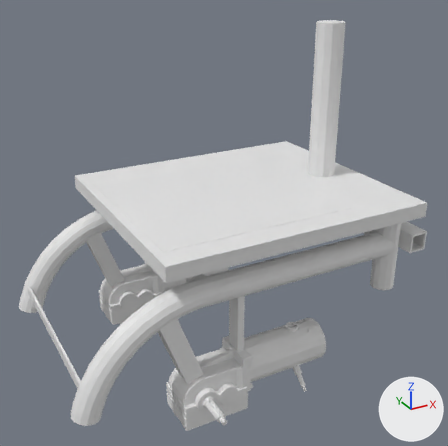
Two versions of the COLLADA model src/ryobi_description/meshes/qubi_chassis.dae, one commit apart.
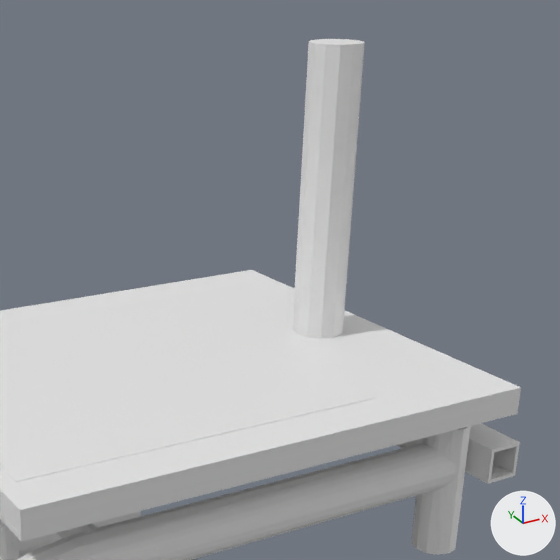
Old and new are each drawn whole from a camera (50 mm lens) standing at (-0.416, -1.065, 0.76) and looking at (0.154, -0.029, 0.243) and again close up on the part from 35% to 100% of the width and 0% to 66% of the height. The lights are fixed; the arrows at lower right show +X, +Y and +Z. The older version's two pictures come first. Materials are left out; every surface is plain grey. Where no turn or scale is listed for an object, it has been applied to the vertices.

Objects in the first close-up: 'Cube', 'base_chassis'.
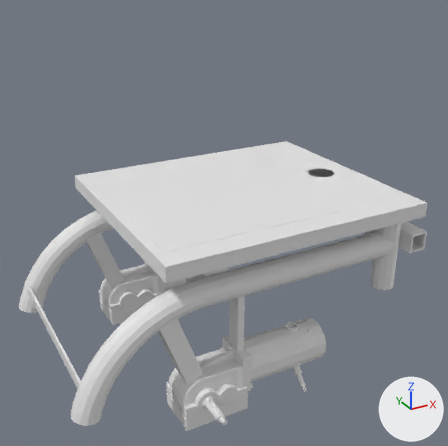
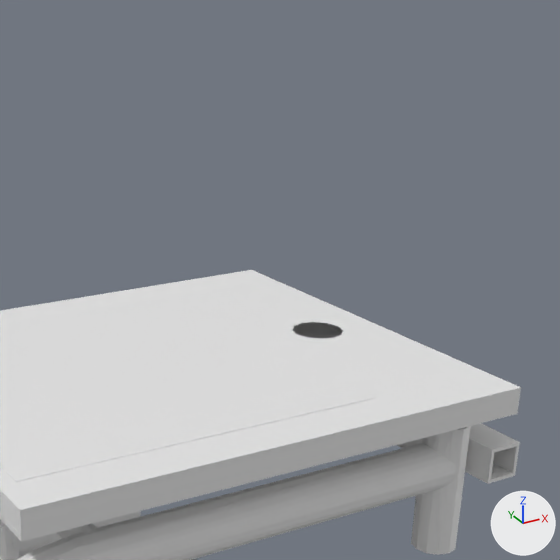
What differs and where, as boxes (x1, y1, x2, y2) in the close-ups (560 x 560 px):
```json
{"object": "base_chassis", "change": "reshaped", "before": [0, 39, 521, 560], "after": [0, 270, 521, 560]}
{"part": 1, "of": "me_base_chassis", "change": "deleted", "before": [292, 39, 365, 339]}
```

Edits to the scene script, one JSON object a line:
```json
{"block": "me_base_chassis", "where": "# used by ob_base_chassis; location = (0.0, 0.0, 0.0)"}
{"op": "remove", "block": "me_base_chassis", "code": "me_base_chassis.from_pydata(...)  # 8411 vertices, 16862 faces; spans x -0.241..0.506, y -0.312..0.312, z -0.068..0.626"}
{"op": "add", "block": "me_base_chassis", "code": "me_base_chassis.from_pydata(...)  # 8398 vertices, 16826 faces; spans x -0.241..0.506, y -0.312..0.312, z -0.068..0.299"}
{"block": "me_base_chassis", "change": "me_base_chassis part 1"}
{"block": "me_base_chassis", "change": "13 vertices are removed from x 0.391..0.451, y -0.03..0.03, z 0.626"}
{"block": "me_base_chassis", "change": "36 faces are deleted"}
```
